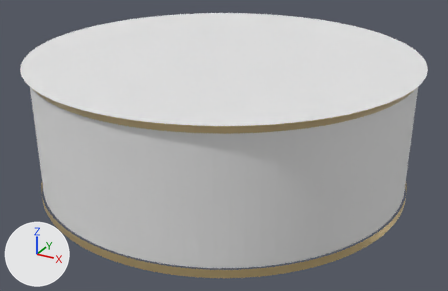
The glTF model site/pedestals/11004/pedestal.glb, before and after one commit.
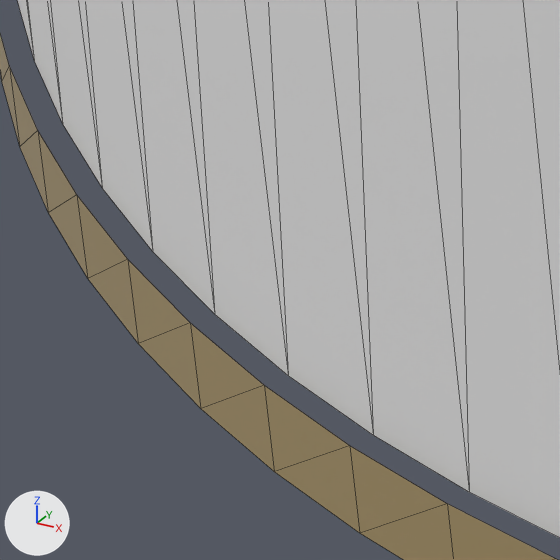
The first picture shows the older version from a 50 mm lens placed at (2.77, -5.04, 2.83), pointed at (0.06, -0.1, 0.36). The close-ups show the older and then the newer version on the part from 10% to 21% of the width and 67% to 84% of the height of that picture. Only the edits that show in the close-ups are written down. Lighting does not change. The marker at lower left points along +X, +Y and +Z. The close-ups show mesh edges as thin lines.

Before the edit, the objects in view are built like this:
```python
me_goldfoottrim = bpy.data.meshes.new('GoldFootTrim')
me_goldfoottrim.from_pydata(...)  # 192 vertices, 192 faces; spans x -1.81..1.81, y -1.81..1.81, z 0.0..0.08
me_goldfoottrim.materials.append(mat_approximate_gold_trim)  # beige #e6cc95
me_standatlasside = bpy.data.meshes.new('StandAtlasSide')
me_standatlasside.from_pydata(...)  # 192 vertices, 192 faces; spans x -1.79..1.79, y -1.79..1.79, z 0.08..1.19
me_standatlasside.materials.append(mat_common_512x512_stage_atlas_layout_v1_costume_11004_authentic_atlas)  # its picture is missing
ob_goldfoottrim = bpy.data.objects.new('GoldFootTrim', me_goldfoottrim)
ob_goldfoottrim.location = (0.0, 0.0, 0.0)
ob_standatlasside = bpy.data.objects.new('StandAtlasSide', me_standatlasside)
ob_standatlasside.location = (0.0, 0.0, 0.0)
```
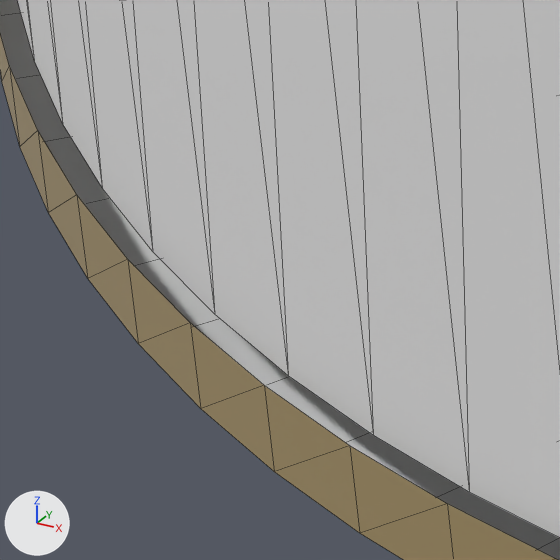
Patch to the scene script:
```diff
--- a/site/pedestals/11004/pedestal.glb.py
+++ b/site/pedestals/11004/pedestal.glb.py
@@ me_standsolidbottom @@
+me_standsolidbottom.from_pydata(...)  # 97 vertices, 96 faces; spans x -1.81..1.81, y -1.81..1.81, z 0.0
+me_standsolidbottom.materials.append(mat_common_512x512_stage_atlas_layout_v1_costume_11004_authentic_atlas)  # its picture is missing
@@ ob_standsolidbottom @@
+ob_standsolidbottom = bpy.data.objects.new('StandSolidBottom', me_standsolidbottom)
+ob_standsolidbottom.location = (0.0, 0.0, 0.0)
```

Pixel boxes [x1, y1, x2, y2] of what changed, in the close-ups (560 x 560 px):
'StandSolidBottom', added: after [0, 0, 560, 560]
